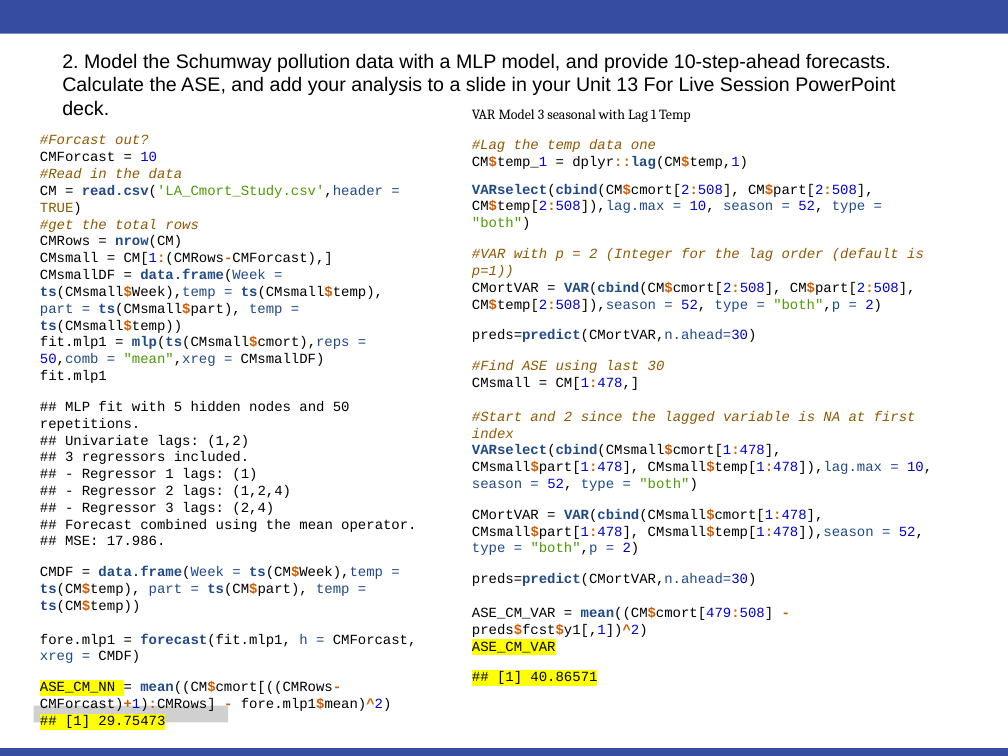
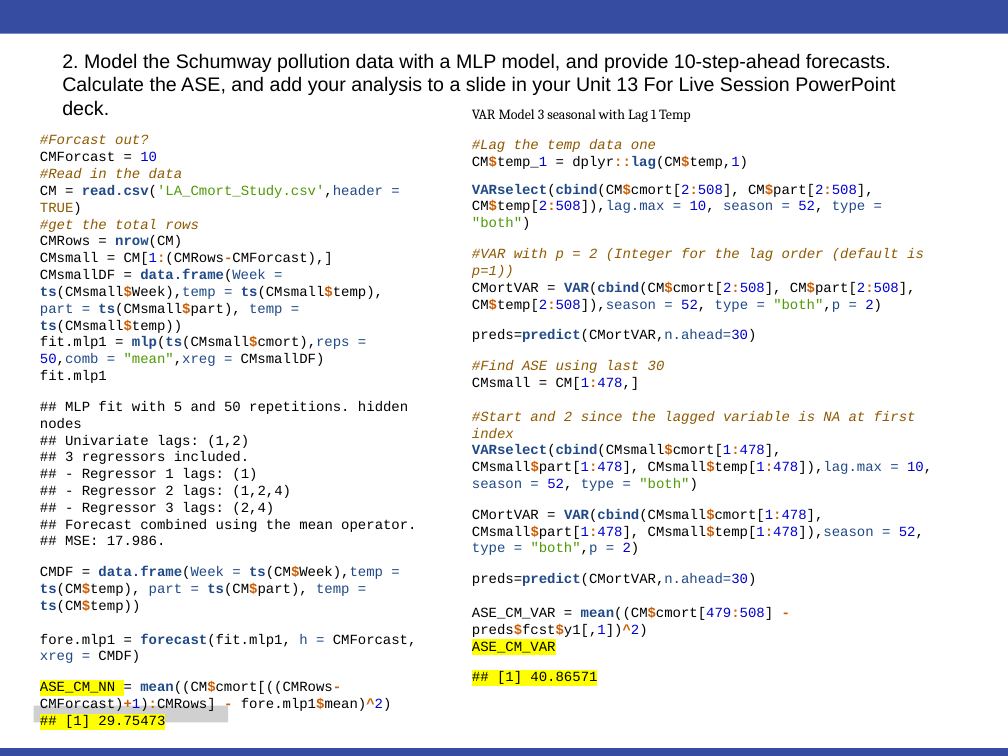
Before and after one commit to cmadding/MSDS6373, a slide deck: slide 4 of Unit13/Chad_Madding_Unit 13 For Live Session.pptx. Drawn at 1008x756 pixels with LibreOffice and Linux fonts; fonts in the diff are those of the drawing; grey boxes stand for pictures. Boxes give left, top, right and bottom in pixels: in the first picture for what was removed or moved away, otherwise in the second. Text is boxed around its words. In the diff, an @@ line names an element or a change of style, - is before the commit and + after.

```diff
--- a/Unit13/Chad_Madding_Unit 13 For Live Session.pptx
+++ b/Unit13/Chad_Madding_Unit 13 For Live Session.pptx
@@ text at (40, 401, 416, 545): text changed @@
-## MLP fit with 5 hidden nodes and 50 repetitions.
-## Univariate lags: (1,2)
-## 3 regressors included.
-## - Regressor 1 lags: (1)
-## - Regressor 2 lags: (1,2,4)
-## - Regressor 3 lags: (2,4)
-## Forecast combined using the mean operator.
-## MSE: 17.986.
+## MLP fit with 5 and 50 repetitions. hidden nodes
+## Univariate lags: (1,2)
+## 3 regressors included.
+## - Regressor 1 lags: (1)
+## - Regressor 2 lags: (1,2,4)
+## - Regressor 3 lags: (2,4)
+## Forecast combined using the mean operator.
+## MSE: 17.986.
```
Also in this commit, not shown: 13 other files.
